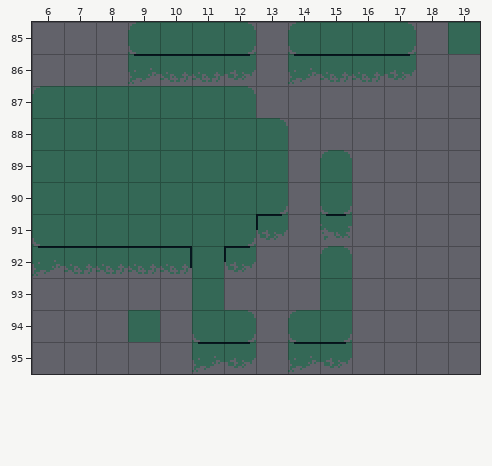
Tiled map (JSON), stored at assets/maps/debug.json. Above is the file before it was changed.
Cells are 16x16 px. Shown: x 6..19, y 85..95.
And afterwards:
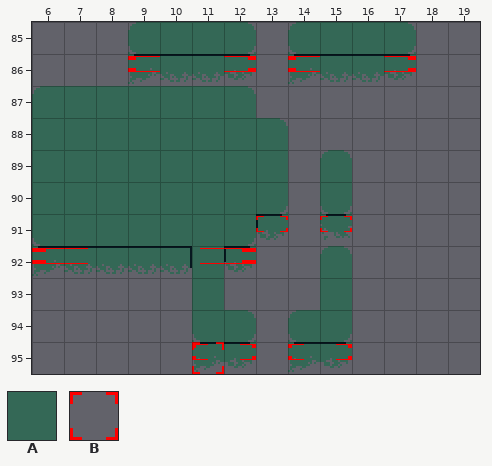
Key: from "main": A 1, B 6.
_ is an empty cell, . an unchanged one.
Objects are placed by their top-left corner, in cells (3,4 is the top-left corner of cell 3,4); size is 1x1 cell unless given.
Author's note on the commit: Start on player-platform interactivity.
Edits made:
--- layer "tiles"
@@ x 19..19 @@
-85 A
+85 _
@@ x 9..9 @@
-94 A
+94 _
--- layer "objects" (now shown)
+B "islandParticles" at 9,86.1 size 4x0.5
+B "islandParticles" at 14,86.1 size 4x0.5
+B "islandParticles" at 15,91.1 size 1x0.5
+B "islandParticles" at 13,91.1 size 1x0.5
+B "islandParticles" at 6,92.1 size 7x0.5
+B "islandParticles" at 11,95.1 size 2x0.5
+B "islandParticles" at 14,95.1 size 2x0.5
+B "platform" at 11,95
